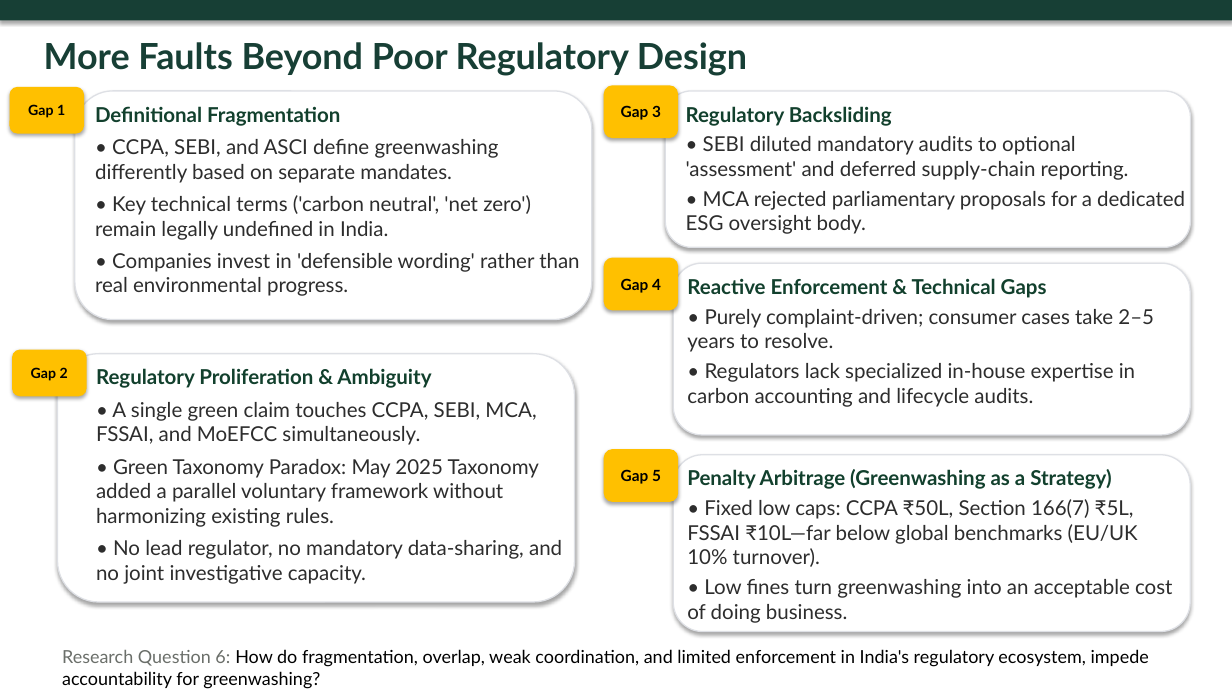
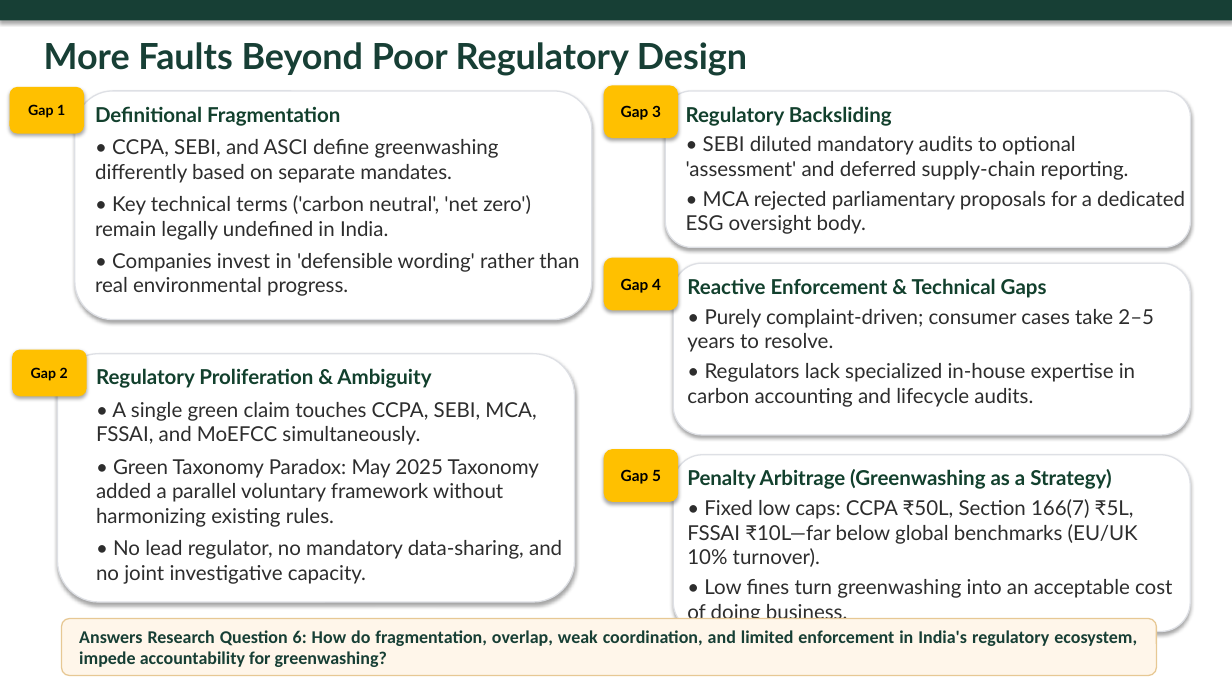
Before and after one commit to atul516/Final-VIva, a slide deck: slide 19 of Thesis Defence Presentation Final.pptx. Drawn at 1232x693 pixels with LibreOffice and Linux fonts; fonts in the diff are those of the drawing. Boxes give left, top, right and bottom in pixels: in the first picture for what was removed or moved away, otherwise in the second. Text is boxed around its words. In the diff, an @@ line names an element or a change of style, - is before the commit and + after.

```diff
--- a/Thesis Defence Presentation Final.pptx
+++ b/Thesis Defence Presentation Final.pptx
@@ rounded rectangle added at box(62, 618, 1157, 676), fill #FFF6EA, outline #E7C894 1 pt @@
@@ text "Answers Research Question 6: How ..." at box(79, 630, 1137, 667): vertical alignment top to middle @@
@@ text at box(79, 630, 1137, 667): text changed; font Lato to Calibri; text colour #000000 to #173F35; bold on @@
-Research Question 6: How do fragmentation, overlap, weak coordination, and limited enforcement in India's regulatory ecosystem, impede accountability for greenwashing?
+Answers Research Question 6: How do fragmentation, overlap, weak coordination, and limited enforcement in India's regulatory ecosystem, impede accountability for greenwashing?
```
Also in this commit, not shown: 8 other slides changed.
